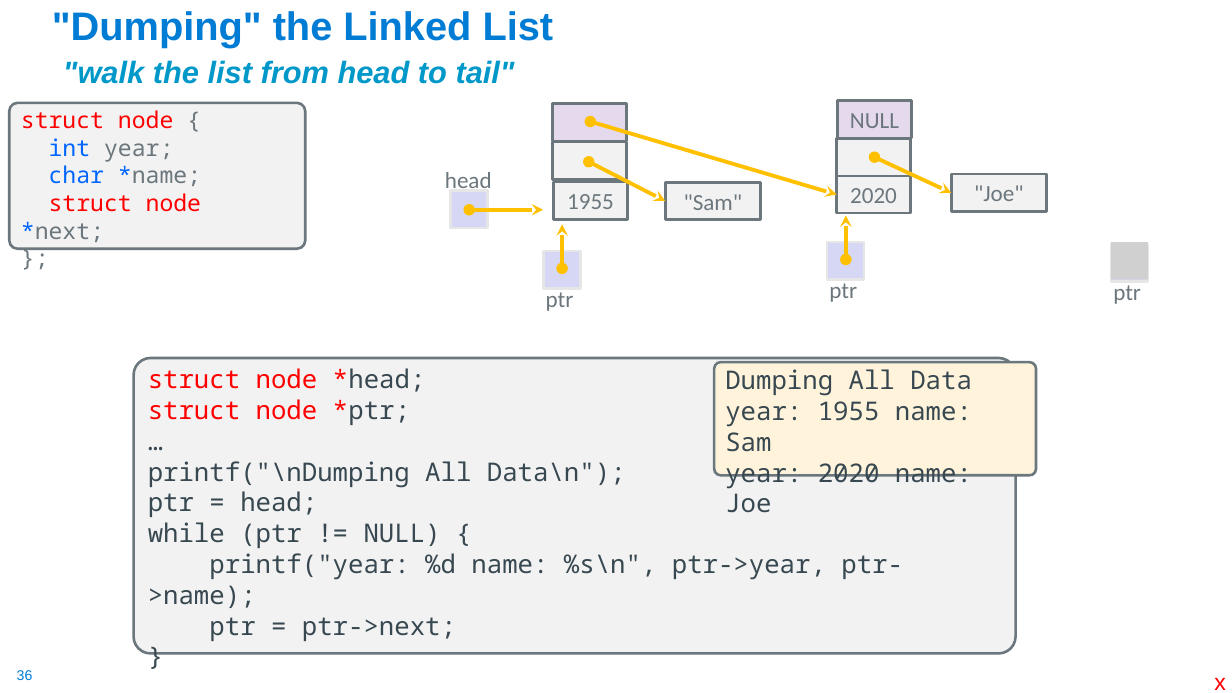
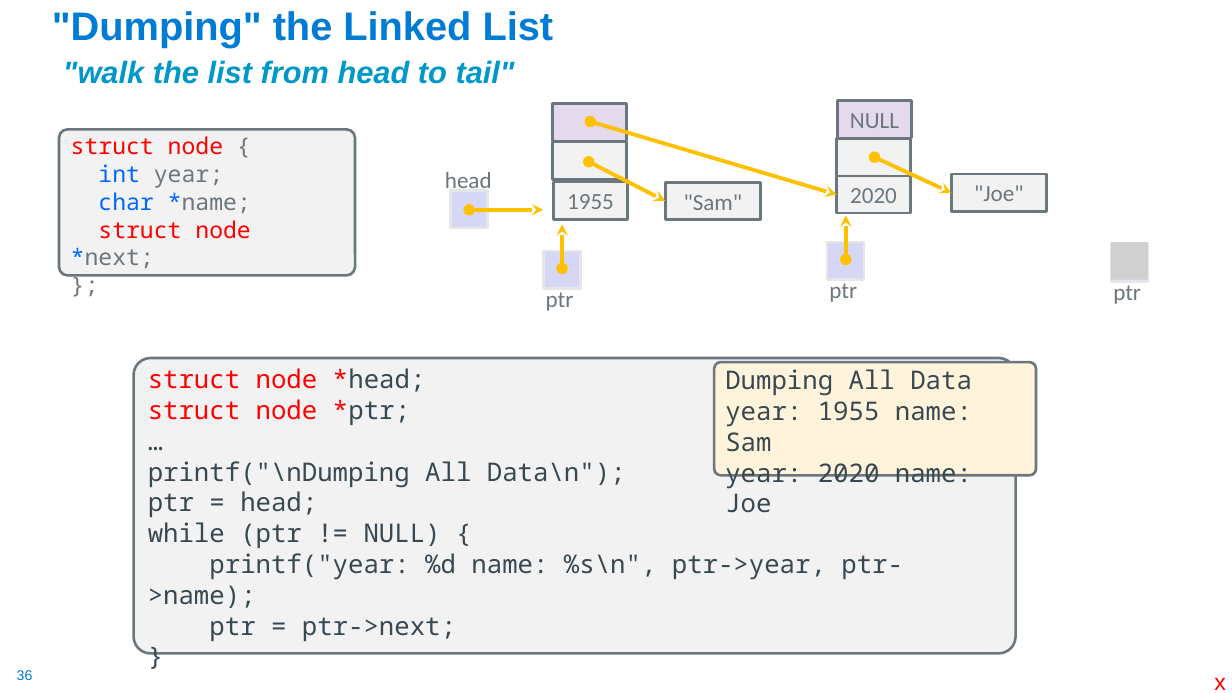
Before and after one commit to cse30-sp24/Muller-Slides, a slide deck: slide 36 of 03-C-Part3.pptx. Drawn at 1232x693 pixels with LibreOffice and Linux fonts; fonts in the diff are those of the drawing; grey boxes stand for pictures. Boxes give left, top, right and bottom in pixels: in the first picture for what was removed or moved away, otherwise in the second. Text is boxed around its words. In the diff, an @@ line names an element or a change of style, - is before the commit and + after.

```diff
--- a/03-C-Part3.pptx
+++ b/03-C-Part3.pptx
@@ rounded rectangle "struct node {" moved from (x1=9, y1=103, x2=305, y2=249) to (x1=59, y1=129, x2=355, y2=275) @@
```
Also in this commit, not shown: 9 other slides changed, 2 other files.
